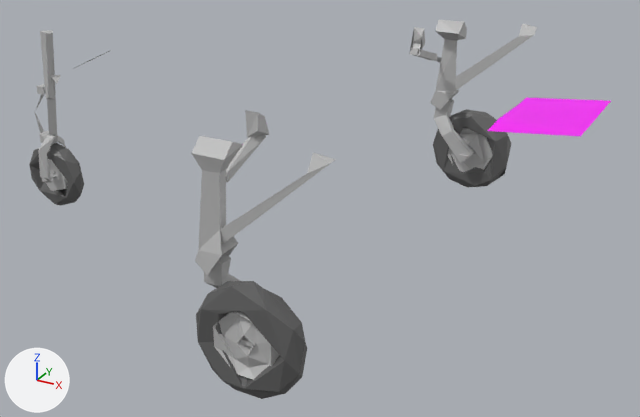
Two versions of the glTF model public/models/pc21.gear.glb, one commit apart.
One viewpoint serves both versions: a 50 mm lens placed at (0.77, -3.52, 1.38), pointed at (-1.2, 0.06, -0.41). The axes (+X, +Y, +Z) are drawn at lower left. The lights are the same throughout. The first picture is the older version.

The first picture shows 'gear'.
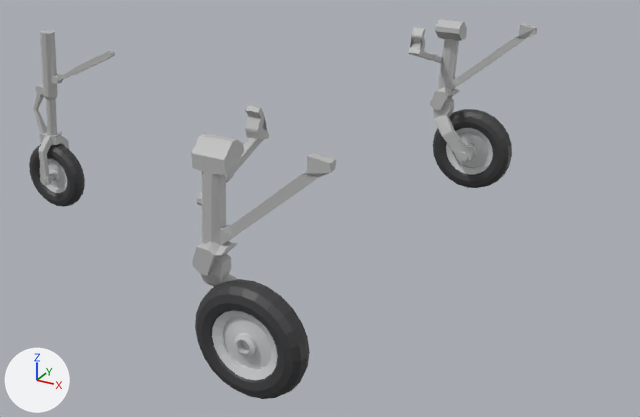
Boxes [x1, y1, x2, y2] around the edits, measured in the pictures (640 x 417 px):
'gear', reshaped (13% narrower)
    before: [29, 20, 611, 399]
    after: [29, 19, 537, 399]
part 1 of me_mesh_0, deleted (pink)
    before: [487, 98, 611, 136]
part 2 of me_mesh_0, built on
    before: [42, 174, 56, 182]
    after: [29, 30, 115, 207]
part 3 of me_mesh_0, built on
    after: [191, 106, 336, 399]
part 4 of me_mesh_0, added
    after: [409, 19, 537, 188]

Edits to the bpy script that builds the scene:
```text
Change me_mesh_0:
    used by ob_gear; location = (0.0, 0.0, 0.0)
    remove me_mesh_0.from_pydata(...)  # 447 vertices, 781 faces; spans x -3.13..0.1, y -1.24..1.24, z -0.73..0.38
    add me_mesh_0.from_pydata(...)  # 2502 vertices, 4804 faces; spans x -3.14..-0.49, y -1.24..1.24, z -0.73..0.38
    me_mesh_0 part 1: the loose piece of 6 vertices spanning x -0.27..0.1, y -0.27..0.26, z 0.25..0.29 is deleted
    me_mesh_0 part 2: 2 vertices moved within x -2.96..-2.92, y -0.11..0.0, z -0.53; 754 vertices added at x -3.14..-2.42, y -0.11..0.11, z -0.73..0.32
    me_mesh_0 part 3: 1 vertex moved within x -0.79, y -1.18, z -0.4; 657 vertices added at x -1.05..-0.49, y -1.24..-0.74, z -0.62..0.38
    me_mesh_0 part 4: 650 vertices added at x -1.05..-0.49, y 0.74..1.24, z -0.62..0.38
```
